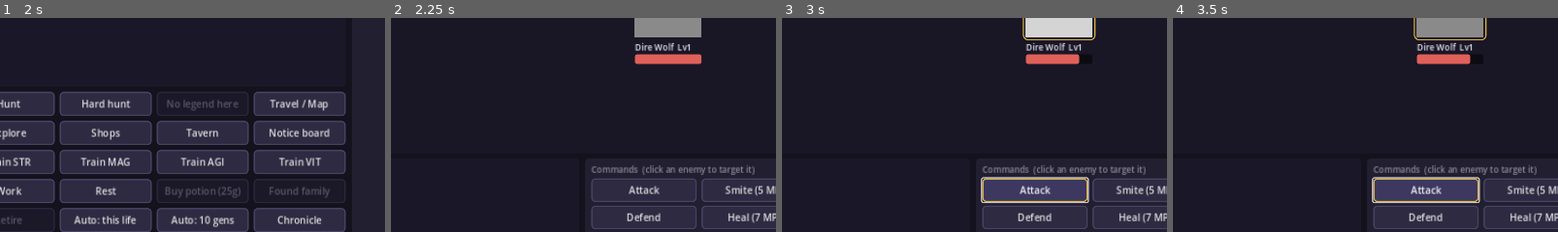
Above: before the commit, frames 1-4 (left to right).
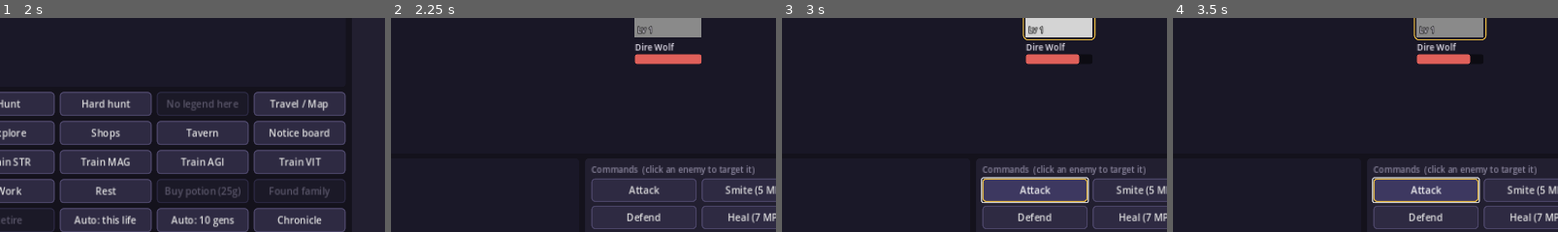
Above: after the commit, the same moments.

Repository: DMG-Workshop/Generational-Legacy-RPG-design
Game: Godot game, scene res://ui/main.tscn
Same seed, same stepped clock (60 frames per second), same inputs: the game is played once before the commit and once after it.
Inputs (mouse positions are % of the whole screen's width and height, from its top left):
- Up to frame 1 (2 s): click (29, 38) at 0.52 s; type "12" at 0.6 s; click (71, 73) at 0.75 s; type "12" at 0.83 s; click "Begin Dynasty" at 1.25 s
- Up to frame 2 (2.25 s): click "Hunt" at 2 s
- Up to frame 3 (3 s): click "Attack" at 2.75 s
- Up to frame 4 (3.5 s): no input
The pictures show only the part of the screen within x 30-80%, y 42-92%; the shares and areas given below are measured in that part.

Frame 1 is identical in both runs. In frame 2, 0.2% of the frame differs, in the area x 63-78%, y 3-16%; in frame 3, 0.2%; in frame 4, 0.2%.

Commit message:
Fix review findings: orc prices, drain overkill, skipped old-age rolls, 4-child succession, enemy level label
- Negative persuasion now raises shop prices, so the orc's "wary shopkeepers"
  drawback applies; dwarf trait text no longer promises an unused craft bonus.
- Drain skills heal from the HP actually removed, not overkill damage.
- Old-age risk is rolled over every year since the last roll, so years lost to
  defeats and disasters can no longer be aged through without risk.
- Succession cards share the screen width, so a fourth child is fully visible.
- Enemy level is drawn inside the sprite, where neighbours cannot cover it.

Co-Authored-By: Claude Opus 5.5 <noreply@anthropic.com>
Claude-Session: https://claude.ai/code/session_01JNXiUGbEfeQhXYLJb9eyrM

Diff:
--- a/core/game/game_battle.gd
+++ b/core/game/game_battle.gd
@@ -62,13 +62,14 @@
 	var e: Dictionary = enemies[idx]
 	var r := _calc_damage(power, mult, e, pierce, crit_bonus)
 	var amount: int = r["amount"]
+	var hp_before: int = e["hp"]
 	e["hp"] = maxi(0, e["hp"] - amount)
 	events.append({"type": "damage", "side": "enemy", "index": idx, "amount": amount, "crit": r["crit"]})
 	_say("%s hits %s for %d%s." % [heir.name, e["name"], amount, " (CRIT!)" if r["crit"] else ""])
 	if e["hp"] == 0:
 		events.append({"type": "death", "side": "enemy", "index": idx})
 		_say("%s is defeated." % e["name"])
-	return amount
+	return hp_before - int(e["hp"])
 
 
 func attack(target: int) -> void:
--- a/core/game/game_dynasty.gd
+++ b/core/game/game_dynasty.gd
@@ -67,6 +67,7 @@
 func _setup_new_heir(h: GameHeir) -> void:
 	h.gen = gen
 	h.age = h.adult_age()
+	h.hazard_age = h.age
 	h.level = 1
 	h.xp = 0
 	h.training = {"str": 0.0, "mag": 0.0, "agi": 0.0, "vit": 0.0}
@@ -220,7 +221,7 @@
 
 
 func potion_price() -> int:
-	var persuasion := clampf(heir.trait_total("persuasion"), 0.0, 0.5)
+	var persuasion := clampf(heir.trait_total("persuasion"), -0.5, 0.5)
 	var p := float(GameData.bal("potion_cost")) * GameData.enemy_scale(gen) * (1.0 + echo_total("infamy")) * (1.0 - persuasion)
 	return maxi(1, int(round(p)))
 
@@ -558,7 +559,6 @@
 		_say(m)
 	if state != "life":
 		return msgs
-	var age_before := heir.age
 	heir.age += years
 	world.advance(years, rng)
 	party.on_years(self, years, msgs)
@@ -567,7 +567,10 @@
 		_check_milestone("midlife")
 	if heir.age >= heir.lifespan * float(GameData.bal("elder_fraction")):
 		_check_milestone("elder_years")
-	if state == "life" and rng.randf() < heir.old_age_death_chance(age_before, heir.age):
+	# Covers every year since the last roll, including years lost to defeats and disasters.
+	var dies := rng.randf() < heir.old_age_death_chance(heir.hazard_age, heir.age)
+	heir.hazard_age = heir.age
+	if state == "life" and dies:
 		var dm := _die("old age")
 		for m in dm:
 			msgs.append(m)
--- a/core/game/game_heir.gd
+++ b/core/game/game_heir.gd
@@ -11,6 +11,7 @@
 var race_id: String = "human"
 var gen: int = 1
 var age: float = 16.0
+var hazard_age: float = 16.0   # age up to which old-age death has already been rolled
 var lifespan: float = 62.0
 var level: int = 1
 var xp: int = 0
@@ -210,7 +211,7 @@
 		kids.append(c.to_dict())
 	return {
 		"id": id, "name": name, "surname": surname, "class_id": class_id, "race_id": race_id, "gen": gen,
-		"age": age, "lifespan": lifespan, "level": level, "xp": xp, "hp": hp, "mp": mp,
+		"age": age, "hazard_age": hazard_age, "lifespan": lifespan, "level": level, "xp": xp, "hp": hp, "mp": mp,
 		"gold": gold, "potions": potions, "traits": traits, "dormant": dormant,
 		"fate_value": fate_value, "milestones_done": milestones_done, "archetype": archetype,
 		"archetype_bonus": archetype_bonus, "training": training, "family_founded": family_founded,
@@ -226,6 +227,7 @@
 	h.id = int(d["id"]); h.name = d["name"]; h.surname = d["surname"]; h.class_id = d["class_id"]
 	h.race_id = d.get("race_id", "human")
 	h.gen = int(d["gen"]); h.age = float(d["age"]); h.lifespan = float(d["lifespan"])
+	h.hazard_age = float(d.get("hazard_age", h.age))
 	h.level = int(d["level"]); h.xp = int(d["xp"]); h.hp = int(d["hp"]); h.mp = int(d["mp"])
 	h.gold = int(d["gold"]); h.potions = int(d["potions"])
 	h.traits = Array(d["traits"]); h.dormant = Array(d["dormant"])
--- a/data/traits/racial.json
+++ b/data/traits/racial.json
@@ -2,8 +2,8 @@
   "traits": [
     {"id": "human_ambition", "name": "Ambitious", "category": "racial", "description": "Humans learn fast and push hard …(222 unchanged characters)…
     {"id": "elven_grace", "name": "Elven Grace", "category": "racial", "description": "Keen senses and old magic, but e …(289 unchanged characters)…
-    {"id": "stoneblood", "name": "Stoneblood", "category": "racial", "description": "Dwarven toughness: +8% HP, resists fire, fine craft, -10% XP.", "inherit_chance": 0.0, "dorma …(241 unchanged characters)…
-    {"id": "orcish_fury", "name": "Orcish Fury", "category": "racial", "description": "Learns by fighting: +15% melee damage, +20% XP. Shopkeepers are wary.", "inherit_chance": 0.0, "dormant_chan …(194 unchanged characters)…
+    {"id": "stoneblood", "name": "Stoneblood", "category": "racial", "description": "Dwarven toughness: +8% HP, resists fire, -10% XP.", "inherit_chance": 0.0, "dorma …(241 unchanged characters)…
+    {"id": "orcish_fury", "name": "Orcish Fury", "category": "racial", "description": "Learns by fighting: +15% melee damage, +20% XP. Wary shopkeepers charge 10% more.", "inherit_chance": 0.0, "dormant_chan …(194 unchanged characters)…
     {"id": "halfling_luck", "name": "Halfling Luck", "category": "racial", "description": "Small, quick and lucky: +8%  …(222 unchanged characters)…
     {"id": "gnomish_wit", "name": "Gnomish Wit", "category": "racial", "description": "Tinkerers and tricksters: +10% s …(316 unchanged characters)…
     {"id": "draconic_heritage", "name": "Draconic Heritage", "category": "racial", "description": "Scales and fire in t …(334 unchanged characters)…
--- a/ui/play/battle_view.gd
+++ b/ui/play/battle_view.gd
@@ -127,8 +127,15 @@
 			eye.position = Vector2(w * ex, h * 0.22)
 			eye.mouse_filter = Control.MOUSE_FILTER_IGNORE
 			body.add_child(eye)
-		var lbl := Kit.label("%s  Lv%d" % [e["name"], int(e.get("level", 1))], 14)
+		var lv := Kit.label("Lv %d" % int(e.get("level", 1)), 13, Kit.ACCENT if str(e["name"]).begins_with("Elite") else Kit.TEXT)
+		lv.add_theme_constant_override("outline_size", 4)
+		lv.add_theme_color_override("font_outline_color", Color.BLACK)
+		lv.position = Vector2(4, h - 22)
+		lv.mouse_filter = Control.MOUSE_FILTER_IGNORE
+		body.add_child(lv)
+		var lbl := Kit.label(e["name"], 14)
 		lbl.position = Vector2(0, h + 6)
+		lbl.z_index = 1
 		root.add_child(lbl)
 		var hp := Kit.bar(Kit.BAD, e["max_hp"], e["hp"], Vector2(w, 10))
 		hp.position = Vector2(0, h + 28)
--- a/ui/play/succession_screen.gd
+++ b/ui/play/succession_screen.gd
@@ -32,8 +32,11 @@
 	row.size_flags_vertical = Control.SIZE_EXPAND_FILL
 	row.add_theme_constant_override("separation", 12)
 	root.add_child(row)
+	# Up to four children: cards share the width instead of running off-screen.
+	var gaps := 12.0 * float(d.candidates.size() - 1)
+	var card_w := minf(360.0, (get_viewport_rect().size.x - 48.0 - gaps) / float(maxi(1, d.candidates.size())))
 	for i in d.candidates.size():
-		row.add_child(_card(i, d.candidates[i]))
+		row.add_child(_card(i, d.candidates[i], card_w))
 
 	var foot := HBoxContainer.new()
 	foot.add_theme_constant_override("separation", 10)
@@ -45,16 +48,16 @@
 	foot.add_child(Kit.button("Main menu", func(): app.show_title(), Vector2(160, 40)))
 
 
-func _card(i: int, c: GameHeir) -> Control:
+func _card(i: int, c: GameHeir, width: float) -> Control:
 	var p := Kit.panel()
-	p.custom_minimum_size = Vector2(360, 0)
+	p.custom_minimum_size = Vector2(width, 0)
 	p.size_flags_vertical = Control.SIZE_EXPAND_FILL
 	var v := VBoxContainer.new()
 	v.add_theme_constant_override("separation", 6)
 	p.add_child(v)
 	v.add_child(Kit.label(c.full_name(), 24, Kit.ACCENT))
-	v.add_child(Kit.label("%s %s  -  %s" % [c.race()["name"], c.cls()["name"], " & ".join(c.parent_names)], 14, Kit.DIM))
-	v.add_child(Kit.label("Fate Value: %d%% (lifetime chance of major failure)" % int(round(c.fate_value * 100.0)), 15, Kit.BAD if c.fate_value > 0.2 else Kit.TEXT))
+	v.add_child(_wrapped(Kit.label("%s %s  -  %s" % [c.race()["name"], c.cls()["name"], " & ".join(c.parent_names)], 14, Kit.DIM)))
+	v.add_child(_wrapped(Kit.label("Fate Value: %d%% (lifetime chance of major failure)" % int(round(c.fate_value * 100.0)), 15, Kit.BAD if c.fate_value > 0.2 else Kit.TEXT)))
 	v.add_child(Kit.label("Expected lifespan: ~%d years" % int(c.lifespan), 15))
 	v.add_child(HSeparator.new())
 	v.add_child(Kit.label("Expressed traits", 15, Kit.DIM))
@@ -80,6 +83,11 @@
 	return p
 
 
+func _wrapped(l: Label) -> Label:
+	l.autowrap_mode = TextServer.AUTOWRAP_WORD_SMART
+	return l
+
+
 func _choose(i: int) -> void:
 	d.choose_heir(i)
 	app.autosave()
